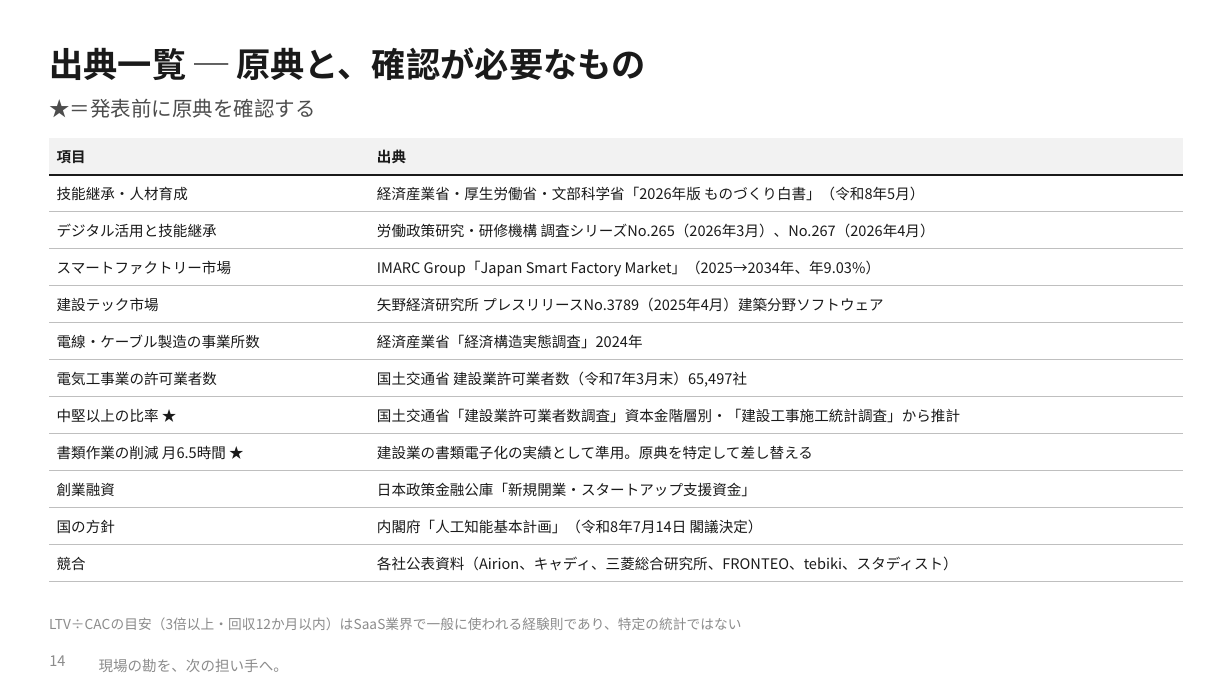
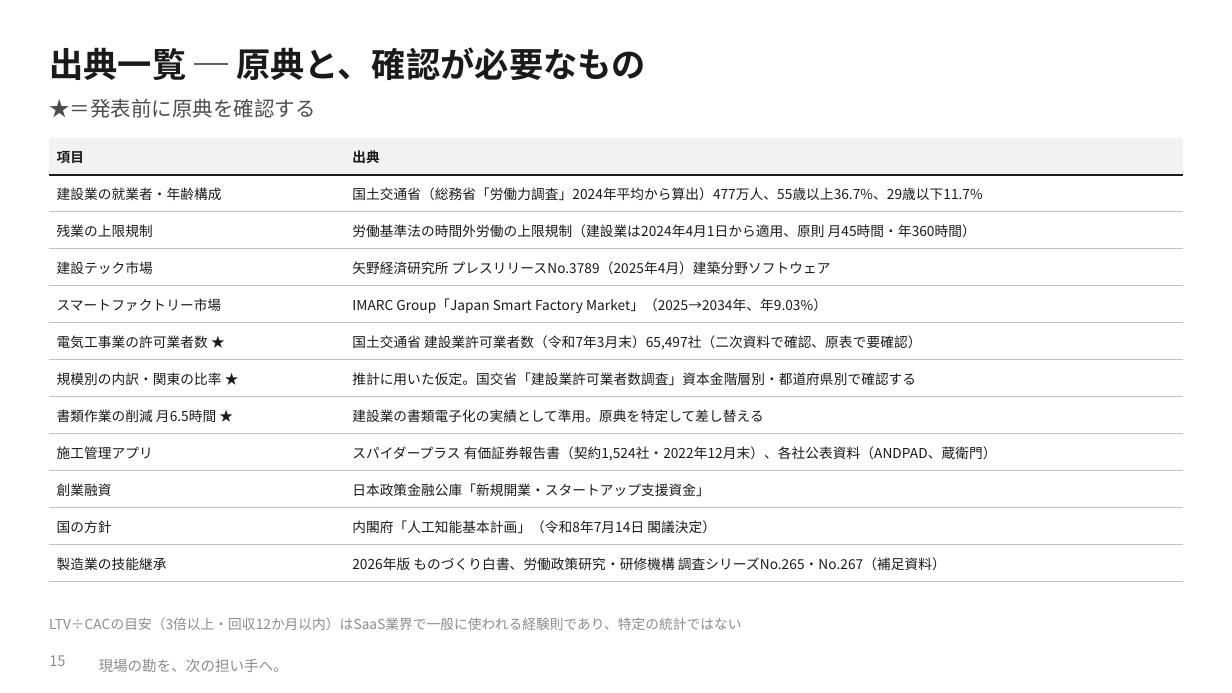
Before and after one commit to SEITOSHIKI/-ai-commute-audio-, a slide deck: slide 15 of deck/令和の虎_理論武装版_数字の根拠.pptx (slide 14 before the commit). Drawn at 1232x693 pixels with LibreOffice and Linux fonts; fonts in the diff are those of the drawing; background and template pictures are left out. Boxes give left, top, right and bottom in pixels: in the first picture for what was removed or moved away, otherwise in the second. Text is boxed around its words. In the diff, an @@ line names an element or a change of style, - is before the commit and + after.

```diff
--- a/deck/令和の虎_理論武装版_数字の根拠.pptx
+++ b/deck/令和の虎_理論武装版_数字の根拠.pptx
@@ table at box(49, 138, 1183, 574) @@
-row 2: 技能継承・人材育成 | 経済産業省・厚生労働省・文部科学省「2026年版 ものづくり白書」（令和8年5月）
-row 3: デジタル活用と技能継承 | 労働政策研究・研修機構 調査シリーズNo.265（2026年3月）、No.267（2026年4月）
+row 2: 建設業の就業者・年齢構成 | 国土交通省（総務省「労働力調査」2024年平均から算出）477万人、55歳以上36.7%、29歳以下11.7%
+row 3: 残業の上限規制 | 労働基準法の時間外労働の上限規制（建設業は2024年4月1日から適用、原則 月45時間・年360時間）
+row 4: 建設テック市場 | 矢野経済研究所 プレスリリースNo.3789（2025年4月）建築分野ソフトウェア
-row 5: 建設テック市場 | 矢野経済研究所 プレスリリースNo.3789（2025年4月）建築分野ソフトウェア
-row 6: 電線・ケーブル製造の事業所数 | 経済産業省「経済構造実態調査」2024年
-row 7: 電気工事業の許可業者数 | 国土交通省 建設業許可業者数（令和7年3月末）65,497社
-row 8: 中堅以上の比率 ★ | 国土交通省「建設業許可業者数調査」資本金階層別・「建設工事施工統計調査」から推計
+row 6: 電気工事業の許可業者数 ★ | 国土交通省 建設業許可業者数（令和7年3月末）65,497社（二次資料で確認、原表で要確認）
+row 7: 規模別の内訳・関東の比率 ★ | 推計に用いた仮定。国交省「建設業許可業者数調査」資本金階層別・都道府県別で確認する
+row 9: 施工管理アプリ | スパイダープラス 有価証券報告書（契約1,524社・2022年12月末）、各社公表資料（ANDPAD、蔵衛門）
-row 12, column 1: 競合
+row 12, column 1: 製造業の技能継承
-row 12, column 2: 各社公表資料（Airion、キャディ、三菱総合研究所、FRONTEO、tebiki、スタディスト）
+row 12, column 2: 2026年版 ものづくり白書、労働政策研究・研修機構 調査シリーズNo.265・No.267（補足資料）
@@ size 8.5 to 8 pt in "項目", "出典", "創業融資", "日本政策金融公庫「新規開業・スタートアップ支援資金」" and 2 more places @@
@@ page number at box(49, 655, 65, 666): text changed @@
-14
+15
```
Also in this commit, not shown: 5 other slides changed, 1 slide added, 16 other files.
